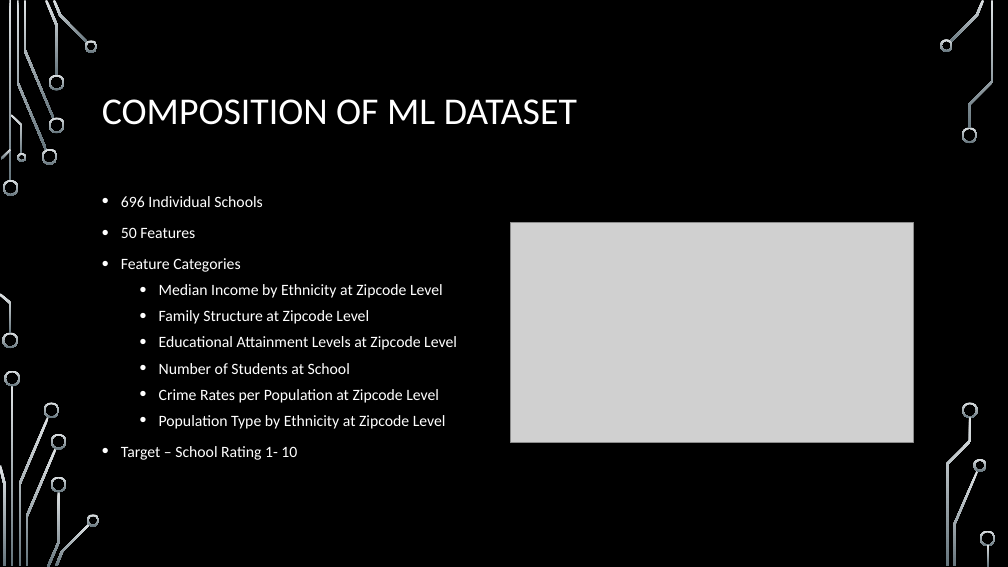
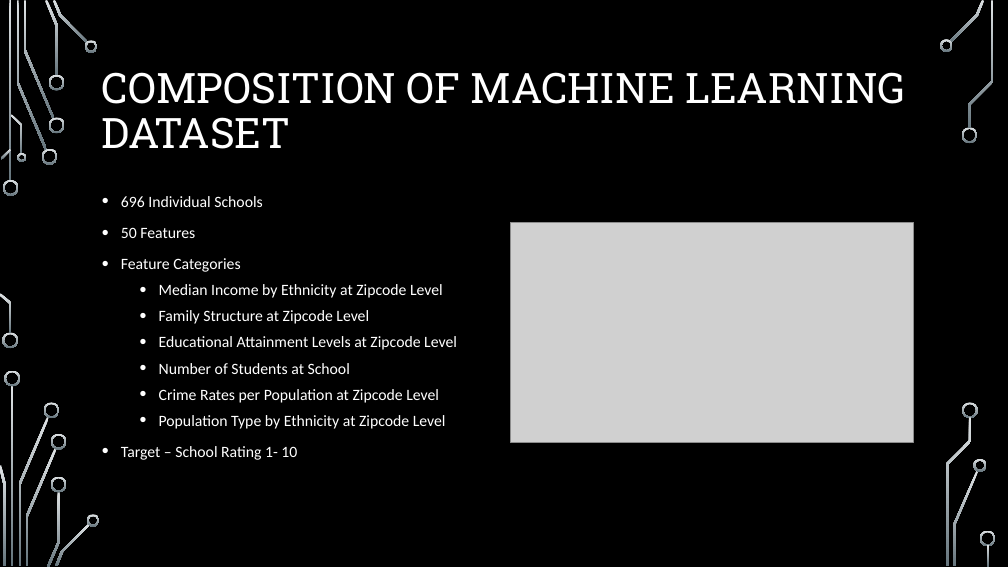
Before and after one commit to pkorat/ML-School-Rating-Prediction-Model, a slide deck: slide 4 of Final_Presentation_4.1.pptx. Drawn at 1008x567 pixels with LibreOffice and Linux fonts; fonts in the diff are those of the drawing; grey boxes stand for pictures; background and template pictures are left out. Boxes give left, top, right and bottom in pixels: in the first picture for what was removed or moved away, otherwise in the second. Text is boxed around its words. In the diff, an @@ line names an element or a change of style, - is before the commit and + after.

```diff
--- a/Final_Presentation_4.1.pptx
+++ b/Final_Presentation_4.1.pptx
@@ title at (x1=102, y1=72, x2=905, y2=149): text changed; size 36 to 40 pt; font Calibri to Roboto Slab @@
-COMPOSITION OF ML DATASET
+COMPOSITION OF MACHINE LEARNING DATASET
```
Also in this commit, not shown: 2 other slides changed.
